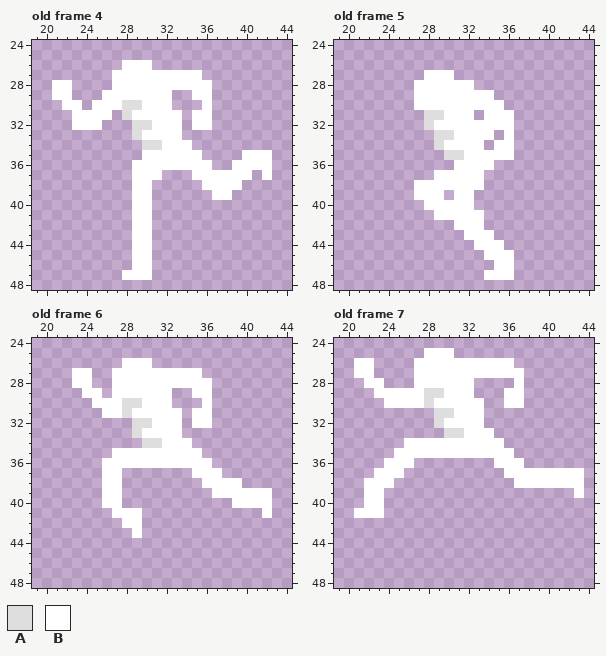
A pixel-art file gets an edit: Assets/Art/Characters/Player/Run/Player_Run_Left.aseprite. The picture above is the old version.
64x64 pixels, 8 frames. Colours within 5 levels of each other are drawn and written as one. Shown: old frame 4: x 19..44, y 24..48; old frame 5: x 19..44, y 24..48; old frame 6: x 19..44, y 24..48; old frame 7: x 19..44, y 24..48. The commit also changed other frames, which this record leaves out.
Visible layers, top first: "Body Parts/Right Arm", "Body Parts/Right Leg", "Body Parts/Chest", "Body Parts/Left Arm", "Body Parts/Left Leg".
Palette (. is transparent): A #dedede  B #ffffff
Pixels before, old frame 4, first column x 21:
26 .......BBB............
27 ......BBBBBBBBB.......
28 BB....BBBBBBBBBB......
29 BB...BBBBBBB..BB......
30 .BB.BBBAABBB...B......
31 ..BBBB.ABBBBB.BB......
32 ..BBB...AABBB.BB......
33 ........ABBBB.........
34 .........AABBB........
35 .........BBBBBB....BBB
36 ........BBBBBBBB..BBBB
37 ........BBB...BBBBBB.B
38 ........BB.....BBBB...
39 ........BB......BB....
40 ........BB............
41 ........BB............
42 ........BB............
43 ........BB............
44 ........BB............
45 ........BB............
46 ........BB............
47 .......BBB............
Pixels before, old frame 5, first column x 27:
27 .BBB......
28 BBBBBB....
29 BBBBBBBB..
30 BBBBBBBBB.
31 .AABBB.BBB
32 .ABBBBBBBB
33 ..AABBBB.B
34 ..ABBBB.BB
35 ...AABBBBB
36 ....BBBB..
37 ..BBBBB...
38 BBBBBBB...
39 BBB.BB....
40 .BBBBB....
41 ..BBBBB...
42 ....BBB...
43 .....BBB..
44 ......BBB.
45 .......BBB
46 ........BB
47 .......BBB
Pixels before, old frame 6, first column x 23:
26 .....BBB............
27 BB..BBBBBBBBB.......
28 BB..BBBBBBBBBB......
29 .BB.BBBBBB..BB......
30 ..BBBAABBB...B......
31 ...BBABBBBB.BB......
32 ......AABBB.BB......
33 ......ABBBB.........
34 .......AABBB........
35 ....BBBBBBBBB.......
36 ...BBBBBBBBBBB......
37 ...BB.......BBB.....
38 ...BB........BBBB...
39 ...BB.........BBBBBB
40 ...BB...........BBBB
41 ....BBB............B
42 .....BB.............
43 ......B.............
Pixels before, old frame 7, first column x 21:
25 .......BBB.............
26 BB....BBBBBBBBBB.......
27 BB....BBBBBBBBBBB......
28 .BB...BBBBBB....B......
29 ..BBBBBAABBB...BB......
30 ...BBBBABBBBB..BB......
31 ........AABBB..........
32 ........ABBBB..........
33 .........AABBB.........
34 .....BBBBBBBBBB........
35 ....BBBBBBBBBBBB.......
36 ...BBB........BBB......
37 ..BBB..........BBBBBBBB
38 .BBB............BBBBBBB
39 .BB...................B
40 .BB....................
41 BBB....................
The same view after the edit:
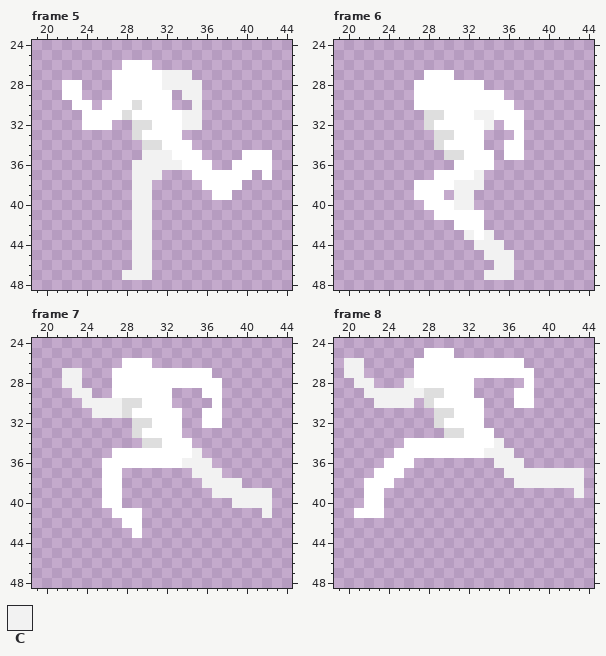
Colours new in this view: C #f2f2f2
A new or re-ordered frame is compared with the old frame closest to it.
Changes in this commit:
layer "Skin/Left Leg" added
layer "Skin/Left Arm" added
layer "Skin/Chest" added
layer "Skin/Right Arm" added
layer "Body Parts/Left Leg" removed
layer "Body Parts/Left Arm" removed
layer "Body Parts/Chest" removed
layer "Body Parts/Right Arm" removed
frames re-ordered
Changed rows in their new state; - is an unchanged pixel.
Frame 5 against old frame 4:
first column x 21:
27 -----------CCC.-
28 .-B--------CCCC.
29 .-B--.-------CC.
30 -.-B.--B------C.
31 --.---B------CC.
32 --.--B-------CC.
35 ---------CCC----
36 --------CCCCC---
37 --------CCC-----
38 --------CC------
39 --------CC------
40 --------CC------
41 --------CC------
42 --------CC------
43 --------CC------
44 --------CC------
45 --------CC------
46 --------CC------
47 -------CCC------
Frame 6 against old frame 5:
first column x 31:
28 --B----
29 ----B--
30 -----B-
31 --CC--B
32 ---C.-B
33 ---.-.B
34 ----.-B
35 ----.-B
37 --C----
38 CCC----
39 CC-----
40 CC-----
43 -C-C---
44 --CCC--
45 ---CCC-
46 ----CC-
47 ---CCC-
Frame 7 against old frame 6:
first column x 22:
27 CC.-----------B------
28 CC.------------B-----
29 -CC.---------.-B-----
30 --CCCC--------.B-----
31 ---CCC-------.-B-----
32 -------------.-B-----
35 -------------C-------
36 ------------CCC------
37 -------------CCC-----
38 --------------CCCC---
39 ---------------CCCCCC
40 -----------------CCCC
41 --------------------C
Frame 8 against old frame 7:
first column x 20:
26 CC.--------------B-
27 CC.---------------B
28 -CC.--C----------.B
29 --CCCCCC--------.-B
30 ---CCCC.--------.-B
first column x 34:
34 -C--------
35 CCC-------
36 -CCC------
37 --CCCCCCCC
38 ---CCCCCCC
39 ---------C
Changed places in both pictures, as pixel boxes (x1, y1, x2, y2):
changed: (52, 70, 212, 280)
changed: (454, 80, 524, 280)
changed: (62, 368, 122, 418)
changed: (182, 368, 272, 518)
changed: (344, 358, 424, 408)
changed: (484, 358, 584, 498)
